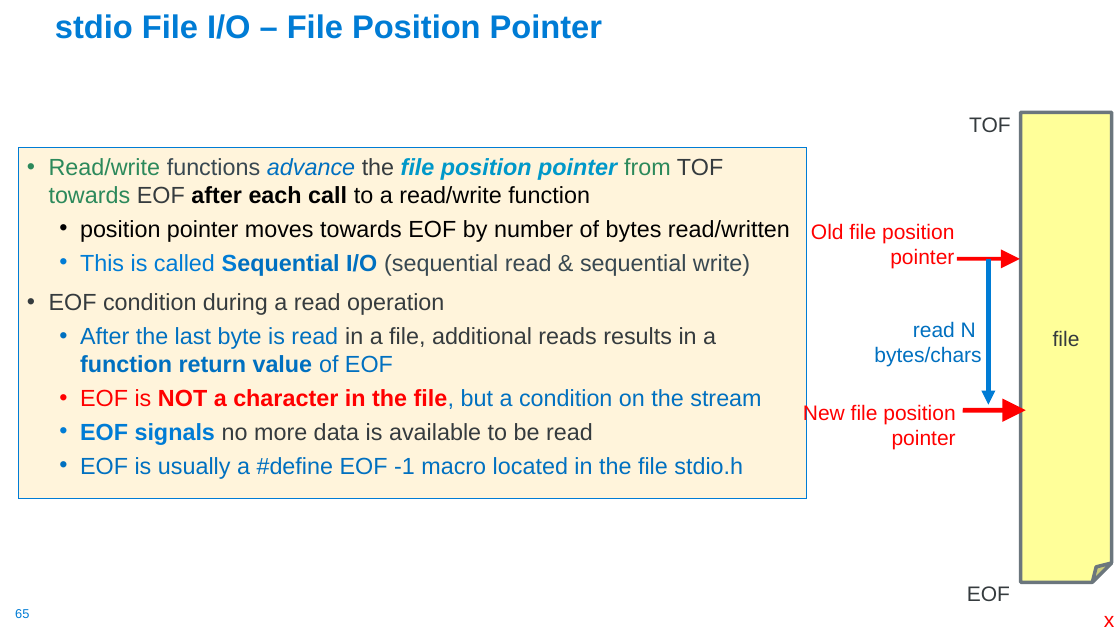
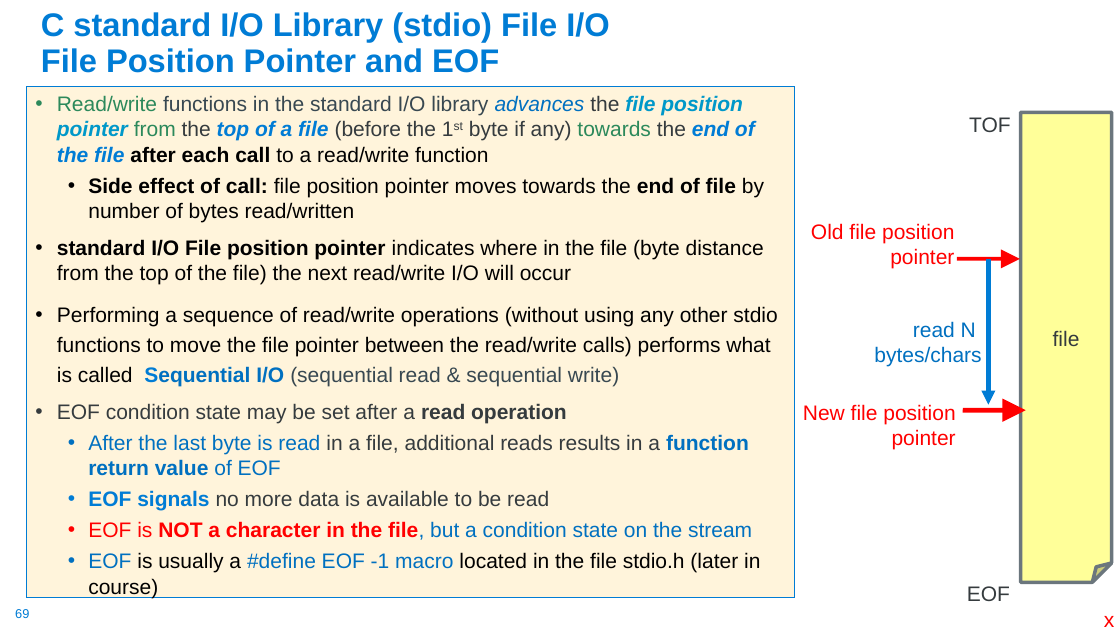
Before and after one commit to cse30-sp24/Muller-Slides, a slide deck: slide 69 of 01-C-Part1.pptx (slide 65 before the commit). Drawn at 1120x630 pixels with LibreOffice and Linux fonts; fonts in the diff are those of the drawing. Boxes give left, top, right and bottom in pixels: in the first picture for what was removed or moved away, otherwise in the second. Text is boxed around its words. In the diff, an @@ line names an element or a change of style, - is before the commit and + after.

```diff
--- a/01-C-Part1.pptx
+++ b/01-C-Part1.pptx
@@ title at bbox=[41, 12, 609, 73]: text changed @@
-stdio File I/O – File Position Pointer
+C standard I/O Library (stdio) File I/O
+File Position Pointer and EOF
@@ text "Read/write functions in the standard ...": place and size @@
-text "Read/write functions in the standard ..." at bbox=[18, 148, 807, 498]
+text "Read/write functions in the standard ..." at bbox=[27, 87, 795, 597]
@@ text at bbox=[57, 95, 777, 424]: text changed; size 20 to 18 pt @@
-• Read/write functions advance the file position pointer from TOF towards EOF after each call to a read/write function
-  • position pointer moves towards EOF by number of bytes read/written
-  • This is called Sequential I/O (sequential read & sequential write)
-• EOF condition during a read operation
+• Read/write functions in the standard I/O library advances the file position pointer from the top of a file (before the 1st byte if any) towards the end of the file after each call to a read/write function
+  • Side effect of call: file position pointer moves towards the end of file by number of bytes read/written
+• standard I/O File position pointer indicates where in the file (byte distance from the top of the file) the next read/write I/O will occur
+• Performing a sequence of read/write operations (without using any other stdio functions to move the file pointer between the read/write calls) performs what is called Sequential I/O (sequential read & sequential write)
+• EOF condition state may be set after a read operation
@@ text at bbox=[80, 389, 761, 409]: paragraph removed @@
-  • EOF is NOT a character in the file, but a condition on the stream
@@ text at bbox=[88, 434, 749, 511]: size 20 to 18 pt in "After the last byte is read in ...", "EOF signals no more data is available ..." @@
@@ text at bbox=[88, 521, 760, 598]: text changed; size 20 to 18 pt @@
-  • EOF is usually a #define EOF -1 macro located in the file stdio.h
+  • EOF is NOT a character in the file, but a condition state on the stream
+  • EOF is usually a #define EOF -1 macro located in the file stdio.h (later in course)
@@ page number at bbox=[15, 609, 29, 618]: text changed @@
-65
+69
```
Also in this commit, not shown: 12 other slides changed, 1 slide added, 1 other file.
